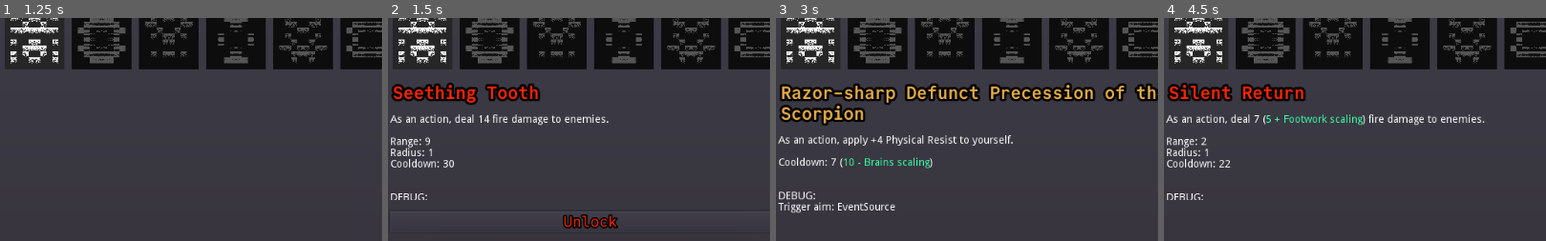
Above: before the commit, frames 1-4 (left to right).
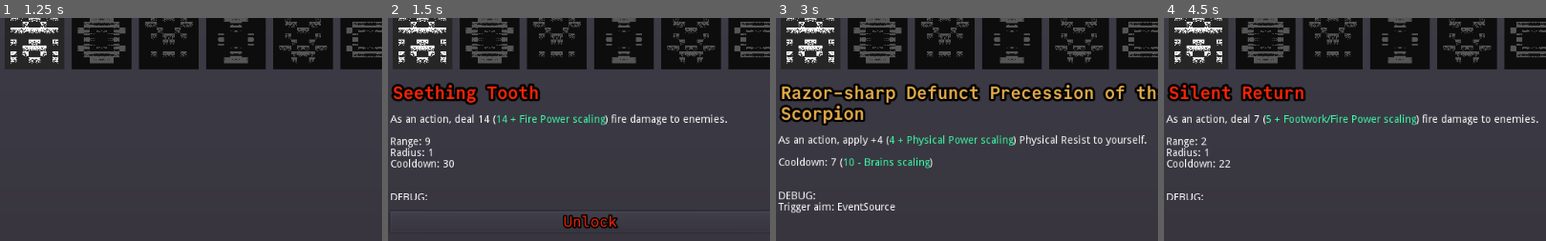
Above: after the commit, the same moments.

Repository: redxaxder/7DRL2024
Game: Godot game, scene res://main.tscn
Same seed, same stepped clock (60 frames per second), same inputs: the game is played once before the commit and once after it.
Inputs (mouse positions are % of the whole screen's width and height, from its top left):
- Up to frame 1 (1.25 s): click "Skill Tree" at 0.5 s
- Up to frame 2 (1.5 s): click (10, 17) at 1.27 s
- Up to frame 3 (3 s): click (19, 17) at 2.02 s; click (27, 17) at 2.77 s
- Up to frame 4 (4.5 s): click (36, 17) at 3.52 s; click (45, 17) at 4.27 s
The pictures show only the part of the screen within x 5-55%, y 46-96%; the shares and areas given below are measured in that part.

Frame 1 is identical in both runs. In frame 2, 1.3% of the frame differs, in the area x 27-89%, y 43-49%; in frame 3, 1.6%, in the area x 29-97%, y 52-58%; in frame 4, 1.2%.

Commit message:
Element power affects all abilities and is described as such.

Diff:
--- a/data/combat_model/StatBlock.gd
+++ b/data/combat_model/StatBlock.gd
@@ -29,6 +29,11 @@
 			Stat.Kind.Damage: return brawn() + brains()
 			Stat.Kind.Crit: return eyesight() + hustle()
 	return 0
+
+func get_elemental_power_multiplier(element: int) -> float:
+	var elemental_power_stat = Elements.ATTACK[element]
+	var elemental_bonus = float(get_modified_stat(elemental_power_stat))
+	return elemental_bonus / 100.0 + 1
 
 func get_modified_stat(stat: int) -> int:
 	var base = get_base_stat(stat)
--- a/data/encounter/EncEvent.gd
+++ b/data/encounter/EncEvent.gd
@@ -79,9 +79,7 @@
 
 	var modified_damage = float(damage)
 
-	var attack_stat = Elements.ATTACK[element]
-	var attack_bonus = float(source.stats.get_modified_stat(attack_stat))
-	var source_multiplier = attack_bonus / 100 + 1
+	var source_multiplier = source.stats.get_elemental_power_multiplier(element)
 	modified_damage *= source_multiplier
 
 	var resist_multiplier = target.element_resist_multiplier(element)
--- a/data/encounter/EncounterCore.gd
+++ b/data/encounter/EncounterCore.gd
@@ -70,7 +70,11 @@
 			SkillsCore.EffectType.Damage:
 				events.append(EncEvent.damage_event(event.timestamp, source, target, power, is_crit, event.element))
 			SkillsCore.EffectType.StatBuff:
-				events.append(EncEvent.stat_change_event(event.timestamp, source, target, ability.effect.mod_stat, power))
+				# stat buff abilities benefit from elemental power directly
+				# as opposed to damage abilities which benefit indirectly from the damage event scaling off element power
+				var multiplier = source.stats.get_elemental_power_multiplier(ability.effect.element)
+				var total_power = int(power * multiplier)
+				events.append(EncEvent.stat_change_event(event.timestamp, source, target, ability.effect.mod_stat, total_power))
 	return events
 
 static func trigger_reaction(timestamp: float, state: EncounterState, event: EncounterEvent, reactor: CombatEntity, reaction: Ability) -> Array:
--- a/data/skills/Ability.gd
+++ b/data/skills/Ability.gd
@@ -31,6 +31,12 @@
 	modified = max(1, int(modified)) # don't go below 1
 	return modified
 
+# returns the power modified by the elemental power multiplier
+func power_with_element_power(stats: StatBlock, element: int) -> int:
+	var base_power = power(stats)
+	var multiplier = stats.get_elemental_power_multiplier(element)
+	return int(base_power * multiplier)
+
 func power(stats: StatBlock) -> int:
 	# power gets percentage bonuses
 	var bonus = _get_parameter_bonus(ModParam.Power, stats)
@@ -91,16 +97,16 @@
 	var base_power = effect.power
 	var scaled_string = ""
 	var modifier_scaling = get_modifier_scaling_desc(ModParam.Power)
-	if modifier_scaling:
-		scaled_string = " ([color=#3affa9]{0} + {1} scaling[/color])".format([
-			effect.power,
-			modifier_scaling,
-		])
+	scaled_string = " ([color=#3affa9]{0} + {1}{2} scaling[/color])".format([
+		effect.power,
+		"{0}/".format([modifier_scaling]) if modifier_scaling else "",
+		Stat.NAME[Elements.ATTACK[effect.element]]
+	])
 
 	match effect.effect_type:
 		SkillsCore.EffectType.Damage:
 			return "deal {0}{1} {2} damage".format([
-				power(stats),
+				power_with_element_power(stats, effect.element),
 				scaled_string,
 				ELEMENT_NAME[effect.element]
 			])
@@ -108,7 +114,7 @@
 			var plus = "+" if effect.power > 0 else ""
 
 			var power_string = "{0}{1}".format([
-				power(stats),
+				power_with_element_power(stats, effect.element),
 				scaled_string
 			])
 
